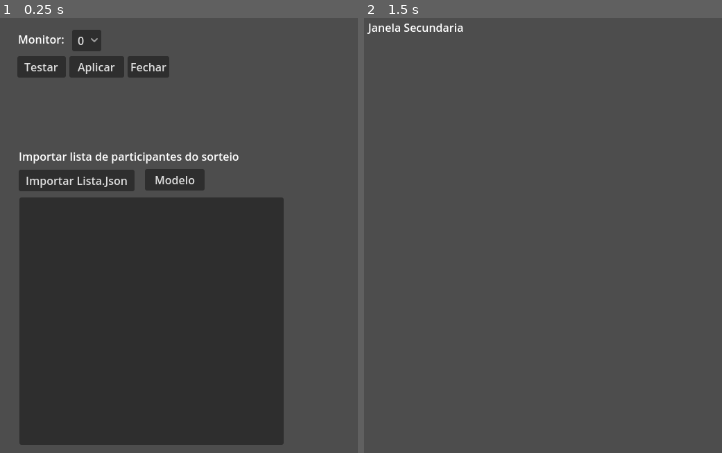
Above: before the commit, frames 1-2 (left to right).
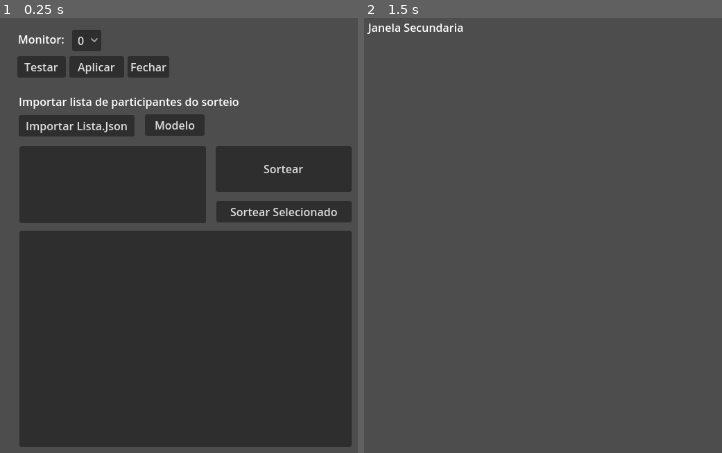
Above: after the commit, the same moments.

Repository: MoisesGamaSouza/sorteio-marcados-godot
Game: Godot game, scene res://Scenes/Control.tscn
Same seed, same stepped clock (60 frames per second), same inputs: the game is played once before the commit and once after it.
Inputs:
- Up to frame 1 (0.25 s): no input
- Up to frame 2 (1.5 s): click "Aplicar" at 0.5 s; click "Fechar" at 1.25 s

The runs differ from the first frame. In frame 1, 23% of the frame differs, in the area x 5-99%, y 18-99%; in frame 2, nothing differs.

Commit message:
20/10/2025
- Sistema de importação concluído.
JSON consegue ser importado com sucesso e aparece na forma de listas para visualização e seleção dos participantes do sorteio.

- Sistema de sorteio completo.
Sendo possível sortear alguém dentre os grupos selecionados, ou alguém escolhido de antemão.

- Ganhador já aparece na segunda tela, sem erros, caso a segunda tela sofra alterações no meio da execução.

Diff:
--- a/Scenes/Control.tscn
+++ b/Scenes/Control.tscn
@@ -1,8 +1,9 @@
-[gd_scene load_steps=4 format=3 uid="uid://cw407654fa6bf"]
+[gd_scene load_steps=5 format=3 uid="uid://cw407654fa6bf"]
 
 [ext_resource type="Script" uid="uid://bnh207wsks4ua" path="res://Scripts/control.gd" id="1_k7axu"]
 [ext_resource type="Script" uid="uid://vm3b26k5hr2e" path="res://Scripts/controle_de_monitor.gd" id="2_l5htm"]
 [ext_resource type="Script" uid="uid://dprtyjmyqgt8j" path="res://Scripts/importação_de_lista.gd" id="3_cynse"]
+[ext_resource type="Script" uid="uid://d2kxyh7tbicst" path="res://Scenes/sorteio.gd" id="4_gemnp"]
 
 [node name="Control" type="Control"]
 layout_mode = 3
@@ -70,25 +71,25 @@
 [node name="Button_Import" type="Button" parent="Importação de Lista"]
 layout_mode = 0
 offset_left = 27.0
-offset_top = 219.0
+offset_top = 140.0
 offset_right = 194.0
-offset_bottom = 250.0
+offset_bottom = 171.0
 text = "Importar Lista.Json"
 
 [node name="Button" type="Button" parent="Importação de Lista"]
 layout_mode = 0
 offset_left = 209.0
-offset_top = 218.0
+offset_top = 139.0
 offset_right = 295.0
-offset_bottom = 249.0
+offset_bottom = 170.0
 text = "Modelo"
 
 [node name="Label" type="Label" parent="Importação de Lista"]
 layout_mode = 0
 offset_left = 27.0
-offset_top = 188.0
+offset_top = 109.0
 offset_right = 345.0
-offset_bottom = 211.0
+offset_bottom = 132.0
 text = "Importar lista de participantes do sorteio"
 
 [node name="FileDialog" type="FileDialog" parent="Importação de Lista"]
@@ -97,17 +98,50 @@
 access = 2
 filters = PackedStringArray("*.json")
 
-[node name="ErrorPopup" type="AcceptDialog" parent="Importação de Lista"]
-
-[node name="ItemList" type="ItemList" parent="Importação de Lista"]
+[node name="ItemList_Categorias" type="ItemList" parent="Importação de Lista"]
 layout_mode = 0
 offset_left = 28.0
-offset_top = 259.0
-offset_right = 409.0
-offset_bottom = 616.0
+offset_top = 185.0
+offset_right = 297.0
+offset_bottom = 296.0
+select_mode = 2
+
+[node name="ItemList_Itens" type="ItemList" parent="Importação de Lista"]
+layout_mode = 0
+offset_left = 28.0
+offset_top = 307.0
+offset_right = 507.0
+offset_bottom = 619.0
+
+[node name="Sorteio" type="Control" parent="."]
+anchors_preset = 0
+offset_right = 40.0
+offset_bottom = 40.0
+script = ExtResource("4_gemnp")
+
+[node name="Sortear_Todos" type="Button" parent="Sorteio"]
+layout_mode = 0
+offset_left = 311.0
+offset_top = 185.0
+offset_right = 507.0
+offset_bottom = 251.0
+text = "Sortear"
+
+[node name="Sortear_Selecionado" type="Button" parent="Sorteio"]
+layout_mode = 0
+offset_left = 312.0
+offset_top = 264.0
+offset_right = 507.0
+offset_bottom = 295.0
+text = "Sortear Selecionado"
+
+[node name="InfoPopup" type="AcceptDialog" parent="."]
 
 [connection signal="pressed" from="Controle de Monitor/Button_Test" to="Controle de Monitor" method="_on_button_test_pressed"]
 [connection signal="pressed" from="Controle de Monitor/Button_Apply" to="." method="_on_button_apply_pressed"]
 [connection signal="pressed" from="Controle de Monitor/Button_Fechar" to="." method="_on_button_fechar_pressed"]
 [connection signal="pressed" from="Importação de Lista/Button_Import" to="Importação de Lista" method="_on_button_import_pressed"]
 [connection signal="file_selected" from="Importação de Lista/FileDialog" to="Importação de Lista" method="_on_file_dialog_file_selected"]
+[connection signal="multi_selected" from="Importação de Lista/ItemList_Categorias" to="Importação de Lista" method="_on_item_list_categorias_multi_selected"]
+[connection signal="pressed" from="Sorteio/Sortear_Todos" to="Sorteio" method="_on_sortear_todos_pressed"]
+[connection signal="pressed" from="Sorteio/Sortear_Selecionado" to="Sorteio" method="_on_sortear_selecionado_pressed"]
--- a/Scenes/DisplayWindow.tscn
+++ b/Scenes/DisplayWindow.tscn
@@ -4,6 +4,7 @@
 
 [node name="Displaywindow" type="Window"]
 oversampling_override = 1.0
+position = Vector2i(0, 36)
 script = ExtResource("1_htar4")
 
 [node name="Label" type="Label" parent="."]
--- /dev/null
+++ b/Scenes/sorteio.gd
@@ -0,0 +1,39 @@
+extends Control
+
+@onready var ListaItens = $"../Importação de Lista/ItemList_Itens"
+@onready var info = $"../InfoPopup"
+
+
+func ApresentarSorteado(nome: String):
+	info.dialog_text = "Ganhador: " + nome
+	info.popup_centered()
+
+	if Global.wininstance != null:
+		Global.wininstance.ExibirGanhador(nome)
+
+func SortearSelecionado():
+	if ListaItens.get_selected_items().is_empty():
+		push_error("Nenhum item selecionado")
+		info.dialog_text = "Erro: Nenhum item selecionado."
+		info.popup_centered()
+	else:
+		ApresentarSorteado(ListaItens.get_item_text(ListaItens.get_selected_items().get(0)))
+
+func SortearTodos():
+	if ListaItens.item_count != 0:
+		randomize()
+		ApresentarSorteado(ListaItens.get_item_text(randi_range(0, ListaItens.item_count-1)))
+	else:
+		push_error("Erro: Nenhum grupo selecionado!")
+		info.dialog_text = "Erro: Nenhum grupo selecionado!"
+		info.popup_centered()
+
+func ListaDeNomesAptos():
+	pass
+
+
+func _on_sortear_selecionado_pressed() -> void:
+	SortearSelecionado()
+
+func _on_sortear_todos_pressed() -> void:
+	SortearTodos()
--- a/Scripts/control.gd
+++ b/Scripts/control.gd
@@ -1,14 +1,12 @@
 extends Control
 
 var mywin = preload("res://Scenes/DisplayWindow.tscn")
-var wininstance
 
 func _ready():
 	pass
 
 func ativarSegundaTela(i): #Função que recebe o ID do monitor escolhido e Cria a segunda tela
-	if wininstance != null: #teste para conferir se já não há uma segunda tela criada, e se houver, fechando ela antes de abrir outra
-		wininstance.queue_free()
+	FecharTela()#teste para conferir se já não há uma segunda tela criada, e se houver, fechando ela antes de abrir outra
 
 	var d = mywin.instantiate()
 	add_child(d) #Adicionando o Nó da tela como filho e logo em seguida Configurando seus atributos
@@ -18,7 +16,12 @@
 	d.always_on_top = true #Estará sempre no topo
 	#d.borderless = true #Não terá borda
 
-	wininstance = d #Guardando a inscancia da janela em uma variavel para maior controle
+	Global.wininstance = d #Guardando a inscancia da janela em uma variavel para maior controle
+
+func FecharTela():
+	if Global.wininstance != null:
+		Global.wininstance.queue_free()
+		#Global.wininstance = null
 
 #Garantindo que o programa poderá ser fechado caso a janela surja onde não deve
 func _input(event):
@@ -31,5 +34,4 @@
 
 
 func _on_button_fechar_pressed() -> void:
-	if wininstance != null:
-		wininstance.queue_free()
+	FecharTela()
--- a/Scripts/displaywindow.gd
+++ b/Scripts/displaywindow.gd
@@ -1,4 +1,7 @@
 extends Window
+
+func ExibirGanhador(nome: String):
+	$Label.text = nome
 
 func _on_close_request():
 	self.queue_free()
--- a/Scripts/importação_de_lista.gd
+++ b/Scripts/importação_de_lista.gd
@@ -1,12 +1,28 @@
 extends Control
 
 @onready var file_dialog = $FileDialog
+@onready var IL_C = $ItemList_Categorias
+@onready var info = $"../InfoPopup"
 
 func ListarTiposNomes():
-	Global.lista_json.has("meninos")
 	print(Global.lista_json.keys())
 	for i in range(Global.lista_json.keys().size()):
-		$ItemList.add_item(str(Global.lista_json.keys().get(i)))
+		IL_C.add_item(str(Global.lista_json.keys().get(i)))
+
+func ListarNomes():
+	$ItemList_Itens.clear()
+
+	var SI = IL_C.get_selected_items() #Pega um Array com os itens selecionados
+	print("Itens Selecionados: ", SI)
+
+	for i in range(SI.size()): #Rodo um For dentro desse Array de itens selecionados
+		print(SI.get(i))
+		#Pego dentro do Dicionario o Array com a lista dos nomes baseado na categoria que está rodando no momento dentro do for
+		var ListaNomesPorCategoria = Global.lista_json.get(IL_C.get_item_text(SI.get(i)))
+		print(ListaNomesPorCategoria)
+
+		for f in range(ListaNomesPorCategoria.size()):
+			$ItemList_Itens.add_item(ListaNomesPorCategoria.get(f))
 
 func _on_button_import_pressed() -> void:
 	file_dialog.popup_centered()
@@ -27,6 +43,9 @@
 			# Aqui você pode manipular a lista como quiser
 			ListarTiposNomes()
 		else:
-			$ErrorPopup.dialog_text = "Erro: O arquivo não contém um JSON válido."
-			$ErrorPopup.popup_centered()
+			info.dialog_text = "Erro: O arquivo não contém um JSON válido."
+			info.popup_centered()
 			push_error("Erro: O arquivo não contém um JSON válido.")
+
+func _on_item_list_categorias_multi_selected(_index: int, _selected: bool) -> void:
+	ListarNomes()
--- a/global.gd
+++ b/global.gd
@@ -1,3 +1,13 @@
 extends Node
 
 var lista_json
+var wininstance
+
+func clear_console():
+	print("")
+	print("")
+	print("")
+	print("")
+	print("")
+	print("")
+	print("")
Not shown, added: Scenes/sorteio.gd.uid
